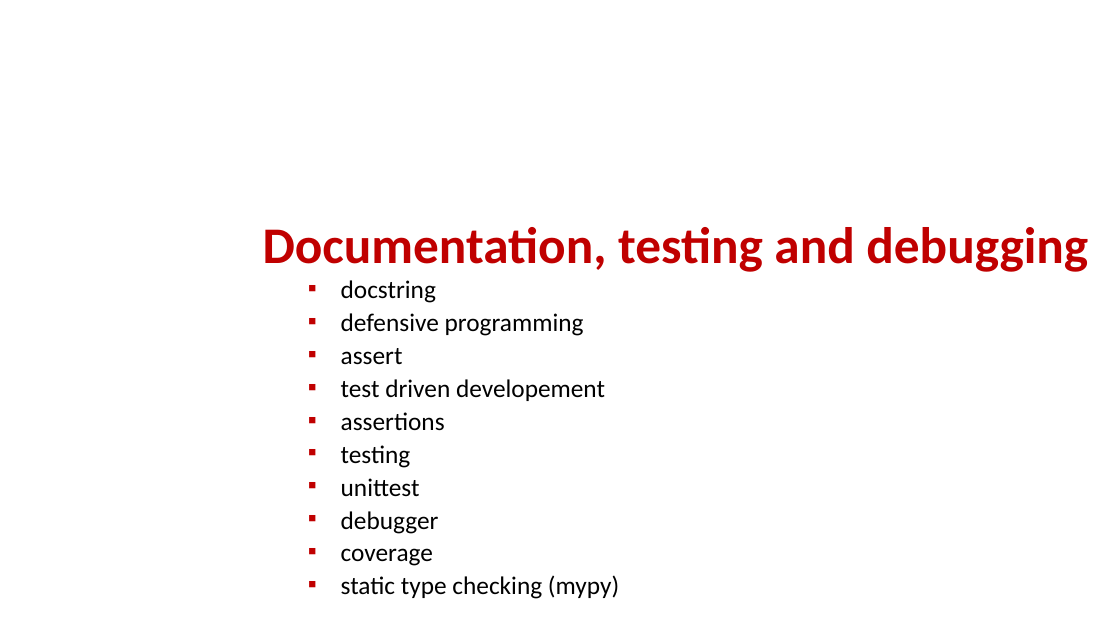
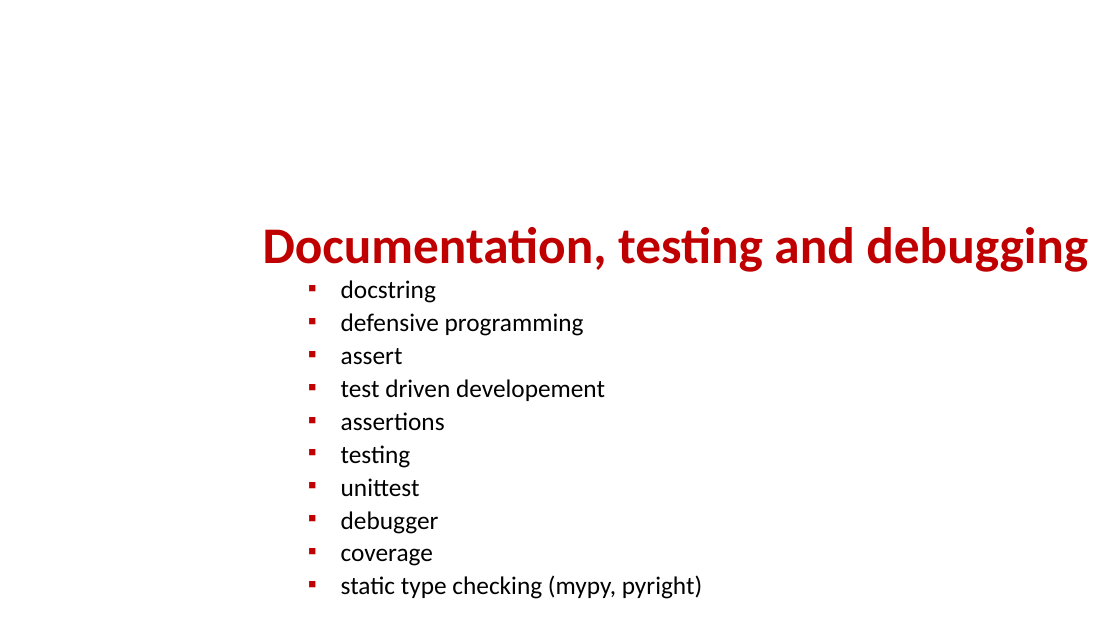
Before and after one commit to gsbrodal/gsbrodal.github.io, a slide deck: slide 1 of ipsa/slides/testing.pptx. Drawn at 1120x630 pixels with LibreOffice and Linux fonts; fonts in the diff are those of the drawing. Boxes give left, top, right and bottom in pixels: in the first picture for what was removed or moved away, otherwise in the second. Text is boxed around its words. In the diff, an @@ line names an element or a change of style, - is before the commit and + after.

```diff
--- a/ipsa/slides/testing.pptx
+++ b/ipsa/slides/testing.pptx
@@ text at [341, 575, 702, 599]: text changed @@
-▪ static type checking (mypy)
+▪ static type checking (mypy, pyright)
```
Also in this commit, not shown: 4 other files.
